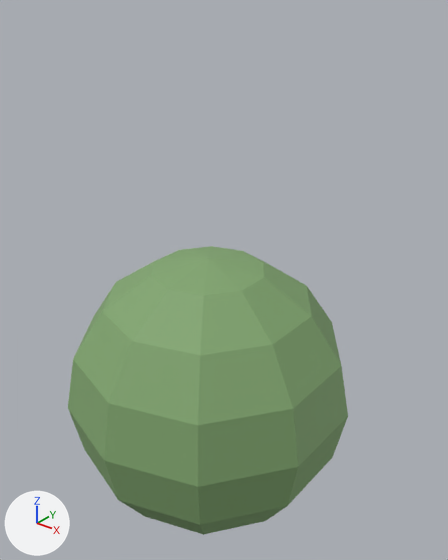
The glTF model public/models/authoring/planting-shrub.glb as it was, and as the next commit left it.
One viewpoint serves both versions: a camera (50 mm lens) standing at (0.768, -0.906, 0.844) and looking at (0.029, 0.017, 0.272). The axes (+X, +Y, +Z) are drawn at lower left. The lights are the same throughout. The first picture is the older version. Where no turn or scale is listed for an object, it has been applied to the vertices. Vertices at exactly the same position are counted once.

The first picture shows 'Foliage_0'.
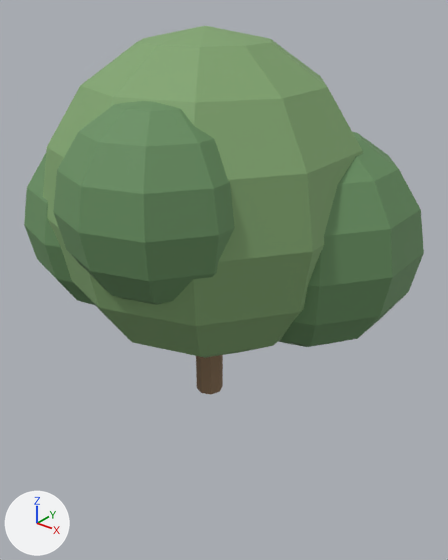
What the commit changed:
me_foliage_0_001 is used by ob_foliage_0; location (0.0, 0.0, 0.0).
me_foliage_0_001 had 72 vertices, 140 faces and spanned x -0.304..0.304, y -0.32..0.32, z -0.32..0.32.
me_foliage_0_001 now has 72 vertices, 140 faces and spans x -0.304..0.304, y -0.32..0.32, z 0.13..0.77.
me_foliage_0_001 part 1: the whole mesh is moved by (0.0, 0.0, 0.45).
me_foliage_1_001 is used by ob_foliage_1; location (0.0, 0.0, 0.0).
me_foliage_1_001 had 72 vertices, 140 faces and spanned x -0.209..0.209, y -0.22..0.22, z -0.22..0.22.
me_foliage_1_001 now has 72 vertices, 140 faces and spans x -0.029..0.389, y -0.12..0.32, z 0.16..0.6.
me_foliage_1_001 part 2: the whole mesh is moved by (0.18, 0.1, 0.38).
me_foliage_2_001 is used by ob_foliage_2; location (0.0, 0.0, 0.0).
me_foliage_2_001 had 72 vertices, 140 faces and spanned x -0.19..0.19, y -0.2..0.2, z -0.2..0.2.
me_foliage_2_001 now has 72 vertices, 140 faces and spans x -0.35..0.03, y -0.28..0.12, z 0.2..0.6.
me_foliage_2_001 part 3: the whole mesh is moved by (-0.16, -0.08, 0.4).
me_foliage_3_001 is used by ob_foliage_3; location (0.0, 0.0, 0.0).
me_foliage_3_001 had 72 vertices, 140 faces and spanned x -0.171..0.171, y -0.18..0.18, z -0.18..0.18.
me_foliage_3_001 now has 72 vertices, 140 faces and spans x -0.121..0.221, y -0.36..0.0, z 0.32..0.68.
me_foliage_3_001 part 4: the whole mesh is moved by (0.05, -0.18, 0.5).

Changed parts and their boxes (x1, y1, x2, y2) in the pictures (448 x 560 px):
'Foliage_0', moved: before (68, 246, 348, 535); after (43, 26, 363, 358)
'Foliage_3', moved (not visible before): after (53, 101, 235, 305)
'Foliage_1', moved (not visible before): after (279, 132, 424, 347)
'Foliage_2', moved (not visible before): after (24, 153, 95, 305)
